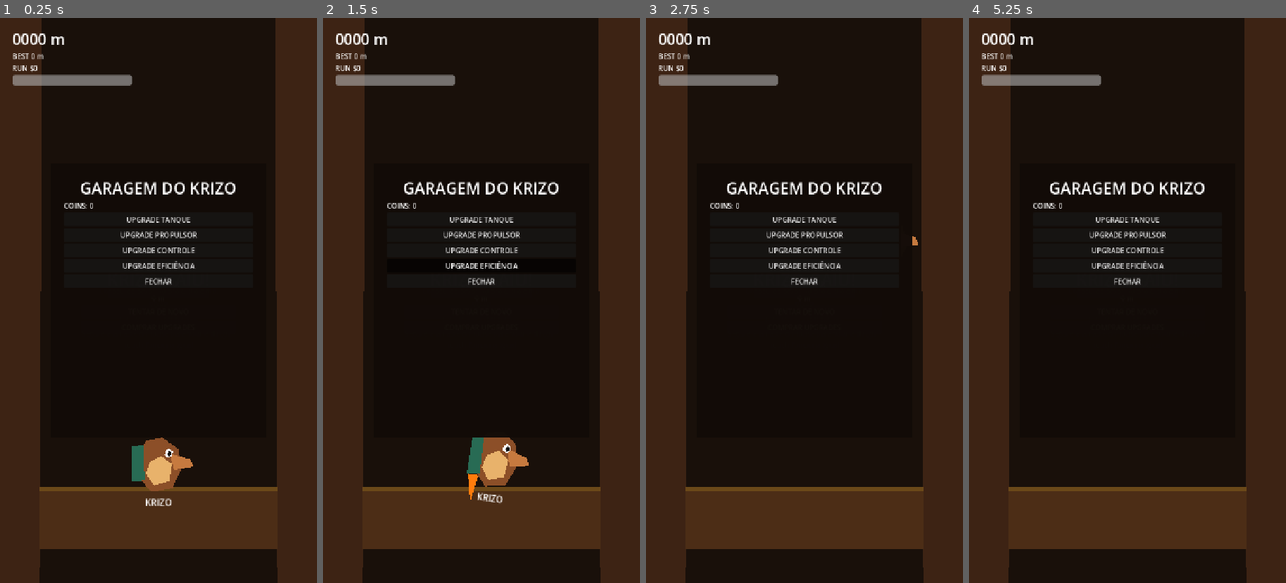
Above: before the commit, frames 1-4 (left to right).
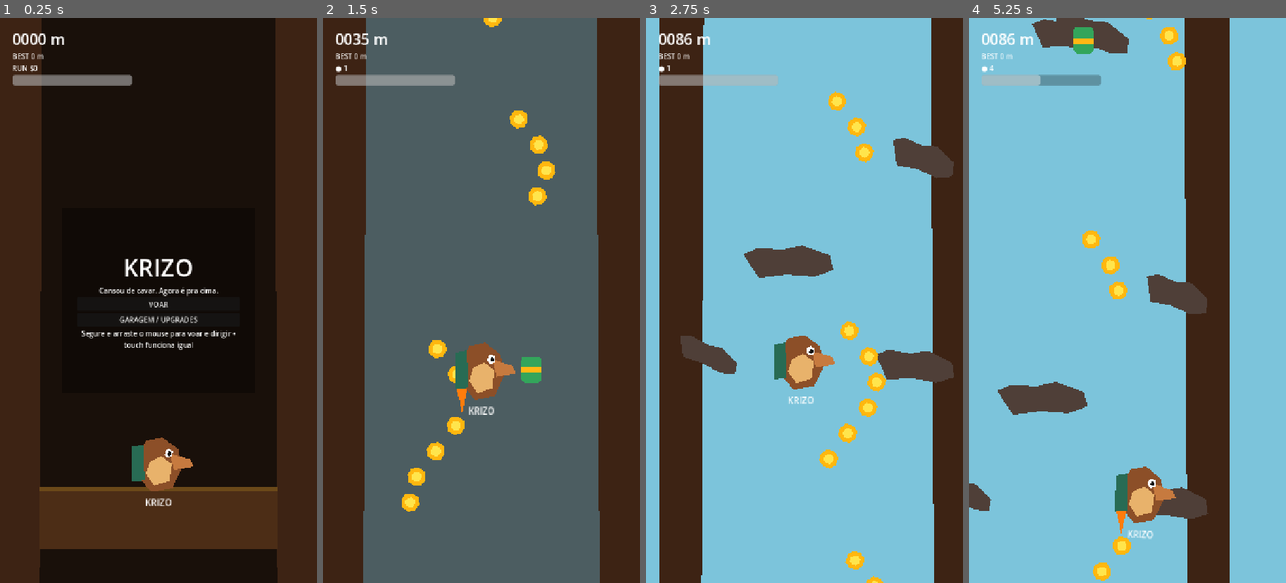
Above: after the commit, the same moments.

Repository: andrefa/krizo
Game: Godot game, scene res://scenes/game/game.tscn
Two runs of this game, one before a commit and one after it. Both use one fixed random seed, a clock stepped at 60 frames per second and the inputs below.
Inputs (mouse positions are in pixels of both pictures, inside the frame that each line leads up to):
- Up to frame 1 (0.25 s): no input
- Up to frame 2 (1.5 s): click "VOAR" at 0.5 s; move the mouse to (551, 272) at 1.27 s; press the mouse at (551, 272) at 1.28 s; hold D (move_right) from 1.28 s (still down)
- Up to frame 3 (2.75 s): release D (move_right) at 2 s; release the mouse at (874, 272) at 2 s; drag from (741, 328) to (788, 413) at 2.02 s
- Up to frame 4 (5.25 s): move the mouse to (1159, 176) at 2.77 s; press the mouse at (1159, 176) at 2.78 s; hold D (move_right) 2.78-3.5 s; release the mouse at (1159, 176) at 3.5 s; drag from (1111, 413) to (1032, 215) at 3.52 s; move the mouse to (1222, 385) at 4.27 s; press the mouse at (1222, 385) at 4.28 s; hold A (move_left) 4.28-5 s; release the mouse at (1222, 385) at 5 s; drag from (1032, 215) to (1079, 159) at 5.02 s

The runs differ from the first frame. In frame 1, 2.6% of the frame differs, in the area x 20-75%, y 29-59%; in frame 2, 74%; in frame 3, 82%; in frame 4, 99%, in the area x 0-100%, y 0-100%.
Error before the commit: Parse Error: Invalid argument for "update_for_player()" function: argument 1 should be "Vector2" but is "float". (res://scripts/game/game.gd:37)
Error after the commit: Invalid assignment of property or key 'visible' with value of type 'bool' on a base object of type 'null instance'. (res://scripts/game/game.gd:38)

Commit message:
Implement GDD launch, dynamic camera and altitude regions

Diff:
--- a/scripts/game/game.gd
+++ b/scripts/game/game.gd
@@ -3,10 +3,13 @@
 @onready var krizo: KrizoPlayer = $World/Krizo as KrizoPlayer
 @onready var generator: RunGenerator = $World/RunGenerator as RunGenerator
 @onready var camera: Camera2D = $Camera2D
+@onready var background: ColorRect = $Background
 @onready var altitude_label: Label = $HUD/Top/Altitude
 @onready var best_label: Label = $HUD/Top/Best
 @onready var coin_label: Label = $HUD/Top/Coins
 @onready var fuel_bar: ProgressBar = $HUD/Top/Fuel
+@onready var region_label: Label = $HUD/Region
+@onready var boost_label: Label = $HUD/BoostStatus
 @onready var start_panel: Control = $HUD/StartPanel
 @onready var game_over: Control = $HUD/GameOver
 @onready var pause_panel: Control = $HUD/PausePanel
@@ -17,6 +20,8 @@
 var started: bool = false
 var finished: bool = false
 var max_altitude: int = 0
+var current_region: String = "BASE SUBTERRÂNEA"
+var boost_message_time: float = 0.0
 
 func _ready() -> void:
 	krizo.process_mode = Node.PROCESS_MODE_DISABLED
@@ -24,19 +29,39 @@
 	krizo.fuel_changed.connect(_on_fuel_changed)
 	krizo.crashed.connect(_on_crashed)
 	krizo.coin_collected.connect(_on_coin_collected)
+	krizo.boost_activated.connect(_on_boost_activated)
+	krizo.highspeed_changed.connect(_on_highspeed_changed)
+	krizo.launch_finished.connect(_on_launch_finished)
 	game_over.visible = false
 	pause_panel.visible = false
 	shop_panel.visible = false
+	boost_label.visible = false
+	region_label.text = current_region
 	_refresh_meta_ui()
+	_update_background(0)
 
 func _process(delta: float) -> void:
 	if not started or finished:
 		return
+
+	# Dynamic third-person camera: vertical progress remains primary, but horizontal
+	# movement is no longer constrained to the original screen width.
 	var target_y: float = minf(camera.global_position.y, krizo.global_position.y - GameBalance.CAMERA_LEAD)
 	camera.global_position.y = lerpf(camera.global_position.y, target_y, 5.0 * delta)
-	generator.update_for_player(krizo.global_position.y, max_altitude)
+	camera.global_position.x = lerpf(camera.global_position.x, krizo.global_position.x, 3.2 * delta)
+	background.position = camera.global_position - Vector2(360.0, 640.0)
+
+	generator.update_for_player(krizo.global_position, max_altitude)
+
+	# Per the GDD, impacts are recoverable. The run ends only if Krizo falls
+	# beyond the allowed lower edge of the camera.
 	if krizo.global_position.y > camera.global_position.y + 850.0:
 		krizo.crash()
+
+	if boost_message_time > 0.0:
+		boost_message_time = maxf(0.0, boost_message_time - delta)
+		if boost_message_time <= 0.0:
+			boost_label.visible = false
 
 func _unhandled_input(event: InputEvent) -> void:
 	if event.is_action_pressed("pause") and started and not finished:
@@ -47,16 +72,71 @@
 	start_panel.visible = false
 	krizo.process_mode = Node.PROCESS_MODE_INHERIT
 	generator.prime()
+	krizo.begin_launch()
+	region_label.text = "LANÇAMENTO"
+	boost_label.text = "IGNIÇÃO!"
+	boost_label.visible = true
+	boost_message_time = 1.4
+
+func _on_launch_finished() -> void:
+	boost_label.text = "VOCÊ ESTÁ NO CONTROLE"
+	boost_label.visible = true
+	boost_message_time = 1.5
 
 func _on_altitude_changed(meters: int) -> void:
 	max_altitude = maxi(max_altitude, meters)
 	altitude_label.text = "%04d m" % meters
+	_update_region(meters)
+	_update_background(meters)
 
 func _on_fuel_changed(ratio: float) -> void:
 	fuel_bar.value = ratio * 100.0
 
 func _on_coin_collected(total: int) -> void:
-	coin_label.text = "RUN $%d" % total
+	coin_label.text = "● %d" % total
+
+func _on_boost_activated(boost_name: String) -> void:
+	boost_label.text = boost_name.to_upper()
+	boost_label.visible = true
+	boost_message_time = 1.25
+
+func _on_highspeed_changed(active: bool) -> void:
+	if active:
+		boost_label.text = "HIGHSPEED MODE"
+		boost_label.visible = true
+		boost_message_time = 2.0
+
+func _update_region(meters: int) -> void:
+	var new_region: String
+	if meters < 90:
+		new_region = "TÚNEL DE LANÇAMENTO"
+	elif meters < 350:
+		new_region = "CÉU"
+	elif meters < 700:
+		new_region = "NUVENS"
+	elif meters < 1200:
+		new_region = "ALTA ATMOSFERA"
+	else:
+		new_region = "ESPAÇO"
+	if new_region != current_region:
+		current_region = new_region
+		region_label.text = current_region
+
+func _update_background(meters: int) -> void:
+	var color: Color
+	if meters < 90:
+		var t_tunnel: float = clampf(float(meters) / 90.0, 0.0, 1.0)
+		color = Color("2b160e").lerp(Color("80cce4"), t_tunnel)
+	elif meters < 700:
+		var t_sky: float = clampf(float(meters - 90) / 610.0, 0.0, 1.0)
+		color = Color("80cce4").lerp(Color("397ec4"), t_sky)
+	elif meters < 1200:
+		var t_atmo: float = clampf(float(meters - 700) / 500.0, 0.0, 1.0)
+		color = Color("397ec4").lerp(Color("111936"), t_atmo)
+	else:
+		var t_space: float = clampf(float(meters - 1200) / 900.0, 0.0, 1.0)
+		color = Color("111936").lerp(Color("050510"), t_space)
+	background.color = color
 
 func _on_crashed() -> void:
 	if finished:
